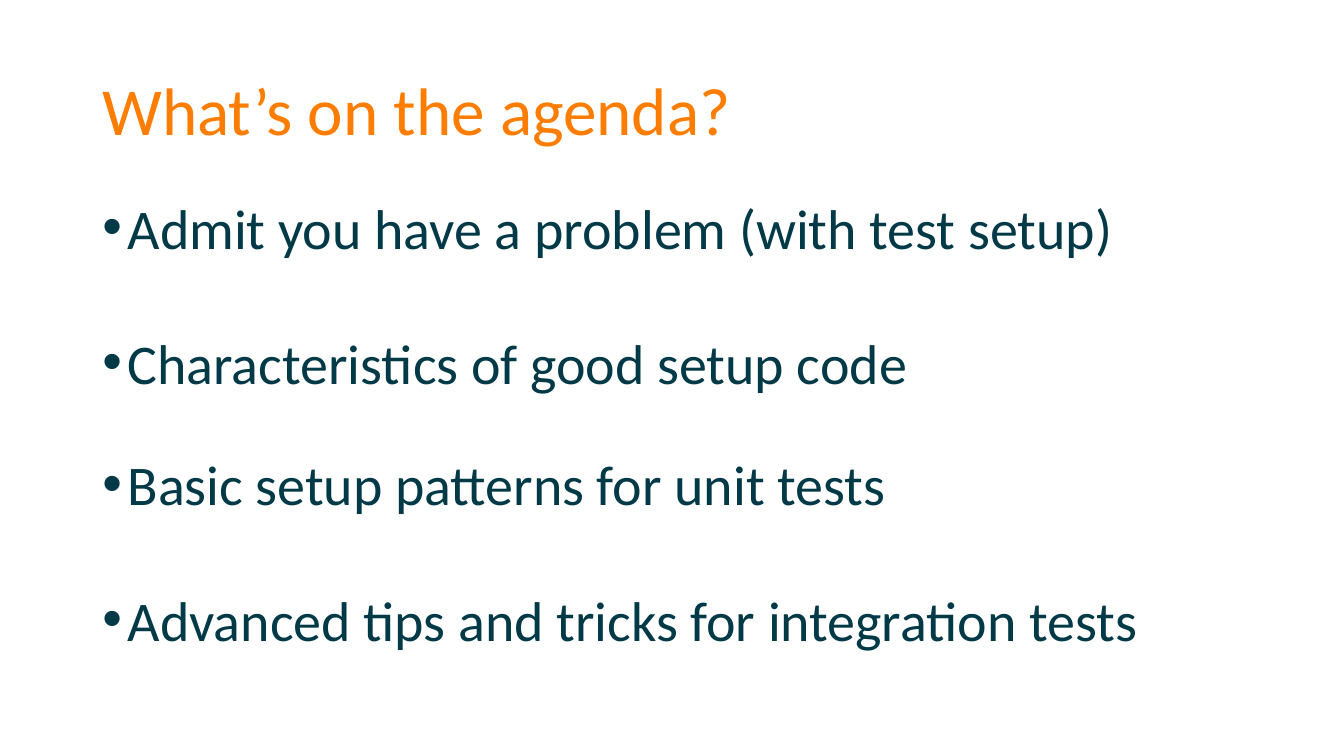
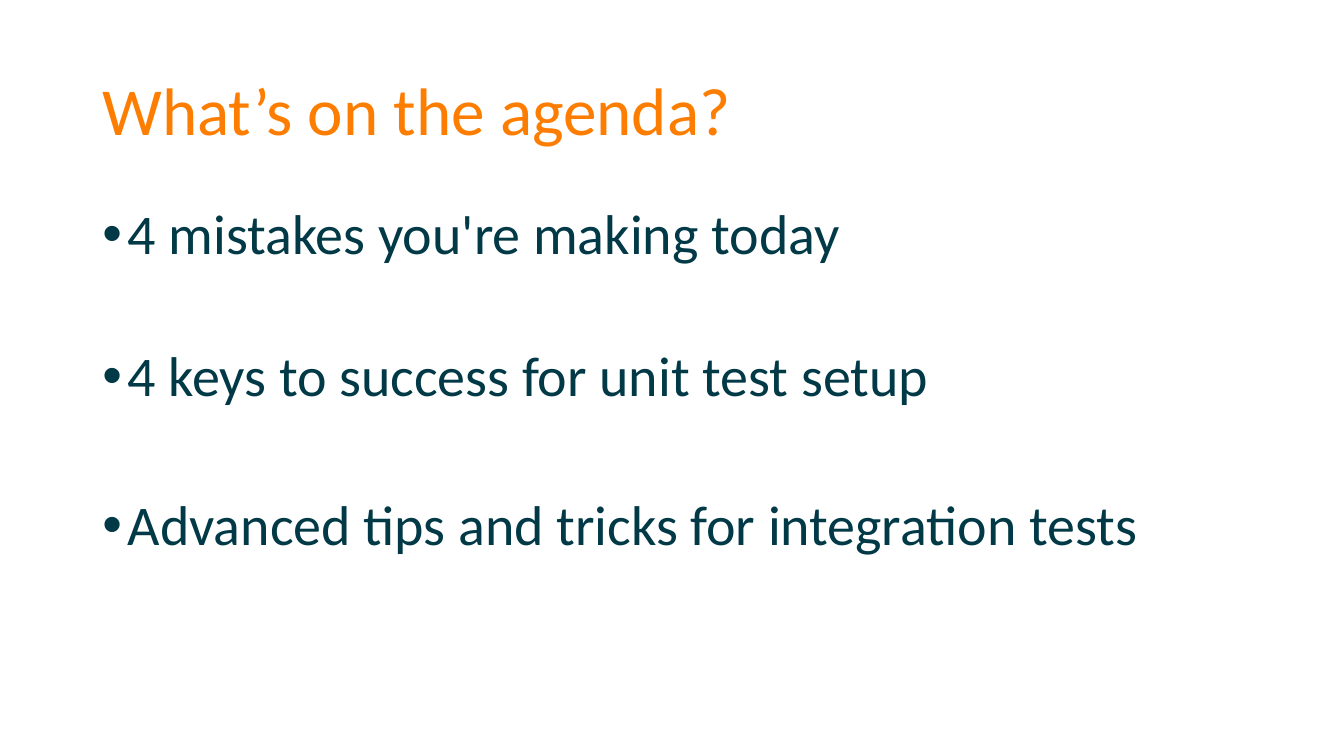
Before and after one commit to spetryjohnson/Talk-Patterns_of_Effective_Test_Setup, a slide deck: slide 11 of POETS - CodeMash 2017.pptx (slide 10 before the commit). Drawn at 1344x756 pixels with LibreOffice and Linux fonts; fonts in the diff are those of the drawing. Boxes give left, top, right and bottom in pixels: in the first picture for what was removed or moved away, otherwise in the second. Text is boxed around its words. In the diff, an @@ line names an element or a change of style, - is before the commit and + after.

```diff
--- a/POETS - CodeMash 2017.pptx
+++ b/POETS - CodeMash 2017.pptx
@@ text at [128,215,928,405]: text changed @@
-• Admit you have a problem (with test setup)
-• Characteristics of good setup code
-• Basic setup patterns for unit tests
+• 4 mistakes you're making today
+• 4 keys to success for unit test setup
@@ text at [128,506,1137,555]: line spacing 0.8 to 0.9 @@
```
Also in this commit, not shown: 14 other slides changed, 12 slides added, 11 slides removed, 1 other file.
